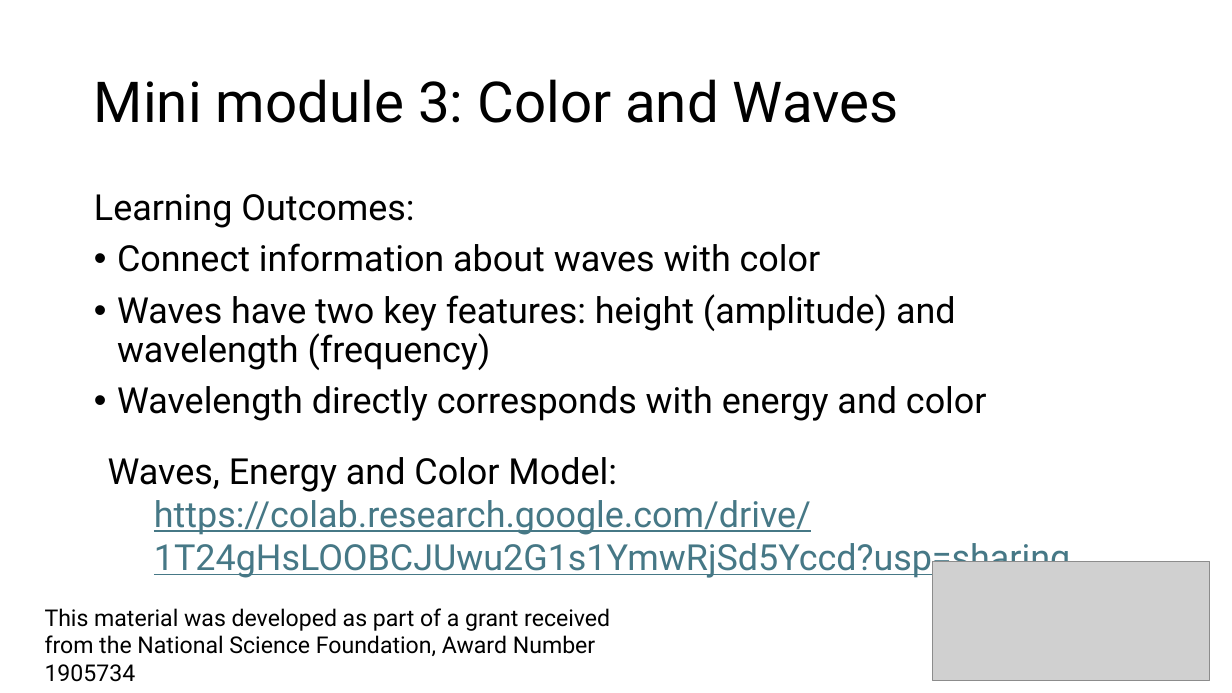
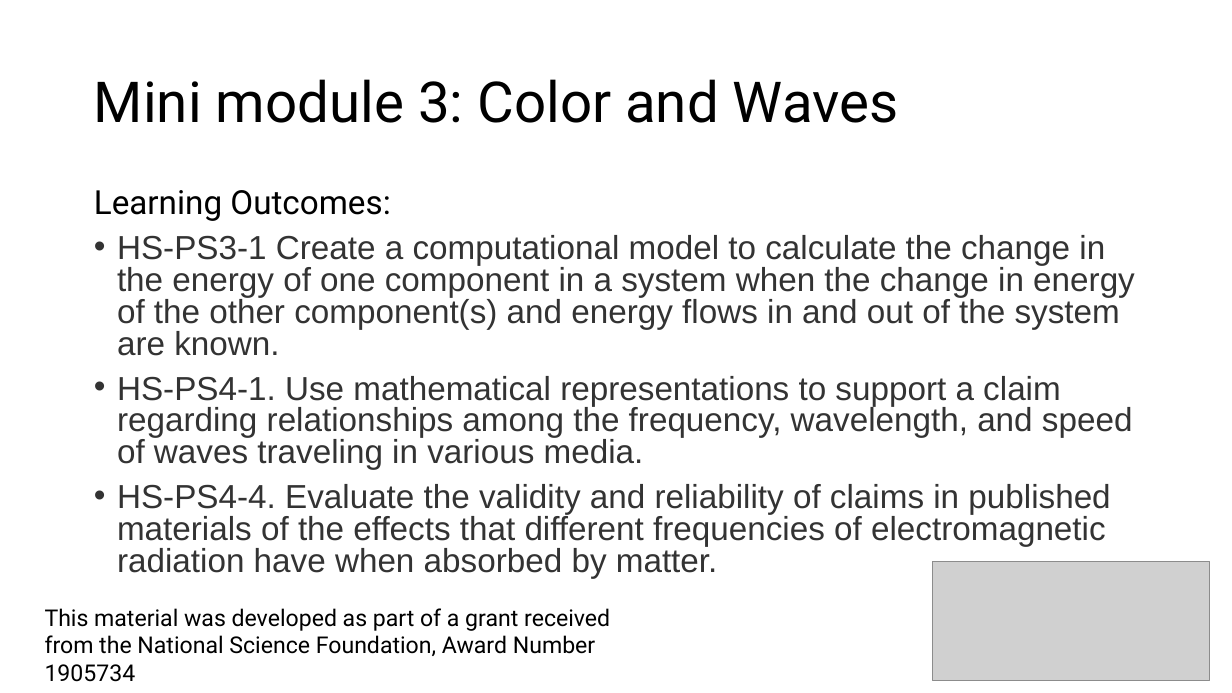
Before and after one commit to megan-r-brown/Exploring-the-role-of-Materials-Chemistry-Biology-and-Electronics-in-Smartphones, a slide deck: slide 2 of Waves and Color.pptx (slide 1 before the commit). Drawn at 1232x693 pixels with LibreOffice and Linux fonts; fonts in the diff are those of the drawing; grey boxes stand for pictures. Boxes give left, top, right and bottom in pixels: in the first picture for what was removed or moved away, otherwise in the second. Text is boxed around its words. In the diff, an @@ line names an element or a change of style, - is before the commit and + after.

```diff
--- a/Waves and Color.pptx
+++ b/Waves and Color.pptx
@@ text at [94,190,390,221]: size 28 to 25.9 pt in "Learning Outcomes:"; line spacing 0.9 to 0.8 @@
@@ text at [117,235,1135,578]: text changed; size 28 to 25.9 pt; font Roboto to Arial; text colour #000000 to #333333 @@
-• Connect information about waves with color
-• Waves have two key features: height (amplitude) and wavelength (frequency)
-• Wavelength directly corresponds with energy and color
+• HS-PS3-1 Create a computational model to calculate the change in the energy of one component in a system when the change in energy of the other component(s) and energy flows in and out of the system are known.
+• HS-PS4-1. Use mathematical representations to support a claim regarding relationships among the frequency, wavelength, and speed of waves traveling in various media.
+• HS-PS4-4. Evaluate the validity and reliability of claims in published materials of the effects that different frequencies of electromagnetic radiation have when absorbed by matter.
@@ text removed at [108,457,1070,579] @@
-  Waves, Energy and Color Model:
-    https://colab.research.google.com/drive/1T24gHsLOOBCJUwu2G1s1YmwRjSd5Yccd?usp=sharing
```
Also in this commit, not shown: 2 other slides changed, 3 slides added.
